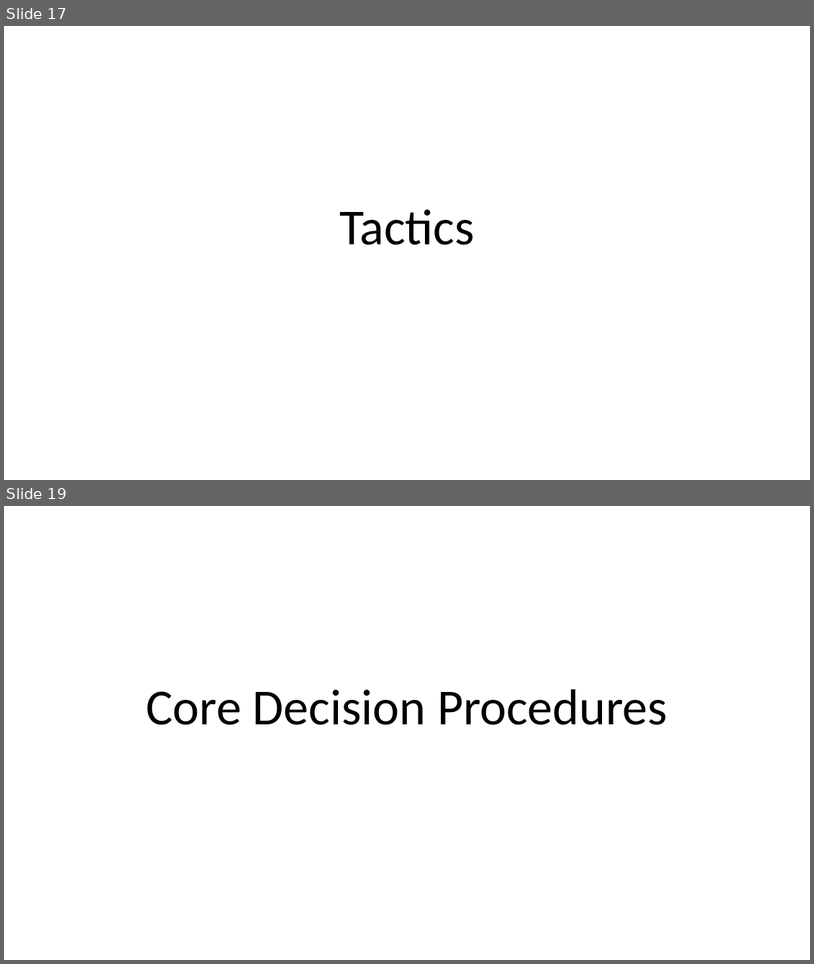
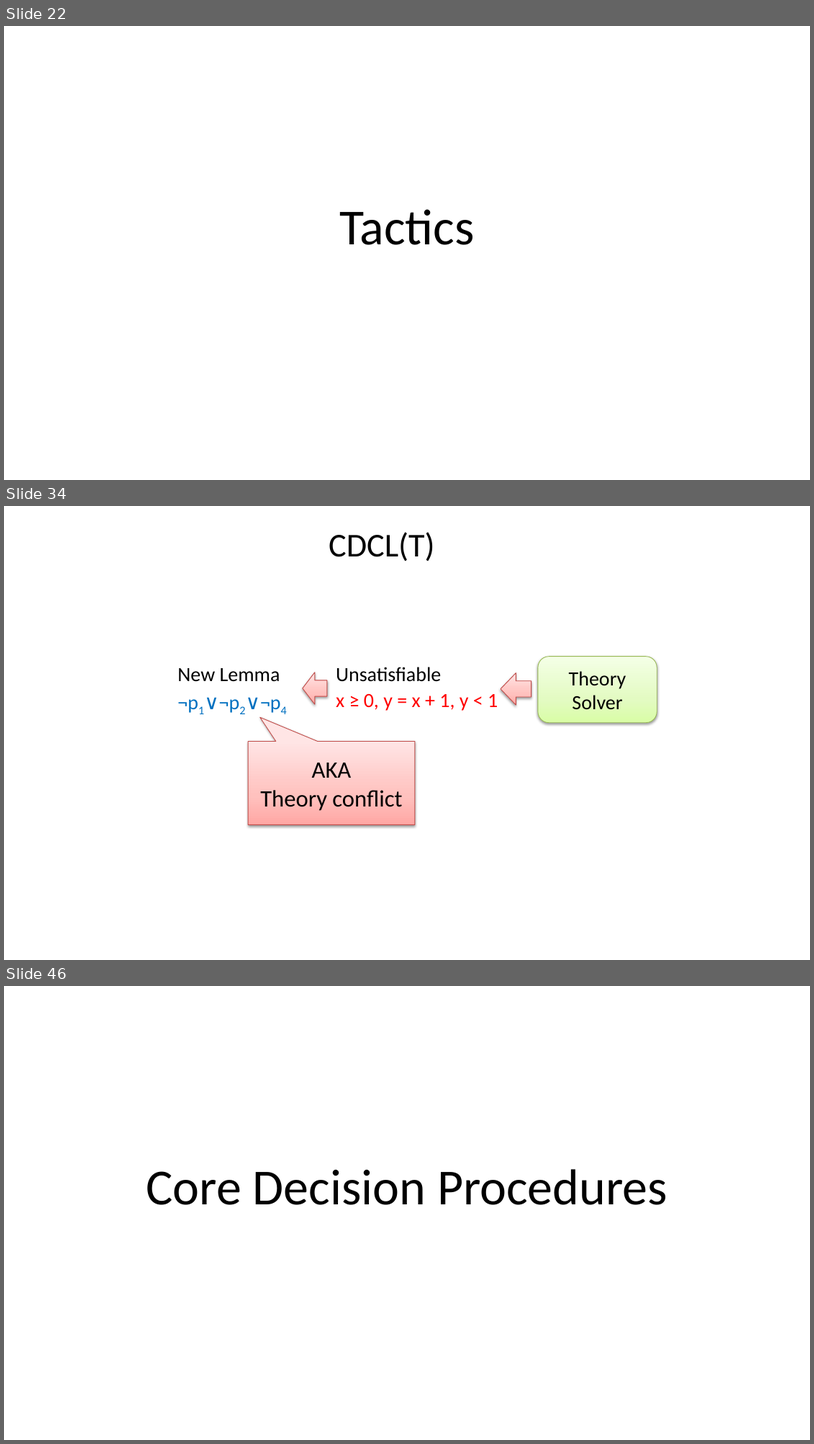
Before and after one commit to Z3Prover/doc, a slide deck: internals/tutorial/z3internals.pptx. Shown one above the other, each under a label of ours: slides 17 and 19 before the commit, slides 22, 34 and 46 after it; the slides between them are not shown. The pictures are 814x964 and 814x1444 pixels, drawn with LibreOffice and Linux fonts; fonts in the diff are those of the drawing. Boxes give left, top, right and bottom in pixels: in the first picture for what was removed or moved away, otherwise in the second. Text is boxed around its words. In the diff, an @@ line names an element or a change of style, - is before the commit and + after.

```diff
--- a/internals/tutorial/z3internals.pptx
+++ b/internals/tutorial/z3internals.pptx
@@ slide 34 added at [4, 506, 810, 960], background #FFFFFF @@
@@ title added at [329, 532, 435, 561], 39.6 pt, text #000000 @@
+CDCL(T)
@@ rounded rectangle added at [538, 656, 657, 723], fill gradient #DAFDA7 to #E4FCC2 to #F5FFE7, outline #98B955 0.75 pt, 24 pt, text #000000 @@
+Theory
+Solver
@@ text added at [178, 668, 280, 682], 24 pt, text #0070C0 @@
+New Lemma
+¬p1∨¬p2∨¬p4
@@ left arrow added at [303, 672, 328, 705], fill gradient #FFA6A5 to #FFC0BF to #FFE7E7, outline #BF4C48 0.75 pt @@
@@ text added at [336, 667, 498, 710], 24 pt, text #000000 @@
+Unsatisfiable
+x ≥ 0, y = x + 1, y < 1
@@ left arrow added at [502, 673, 532, 705], fill gradient #FFA6A5 to #FFC0BF to #FFE7E7, outline #BF4C48 0.75 pt @@
@@ speech box added at [248, 741, 415, 825], fill gradient #FFA6A5 to #FFC0BF to #FFE7E7, outline #BF4C48 0.75 pt, 28 pt, text #000000 @@
+AKA
+Theory conflict
@@ what was slide 17 is now slide 22 @@
@@ what was slide 19 is now slide 46 @@
```
Also in this commit, not shown: 1 slide changed, 60 other slides added.
